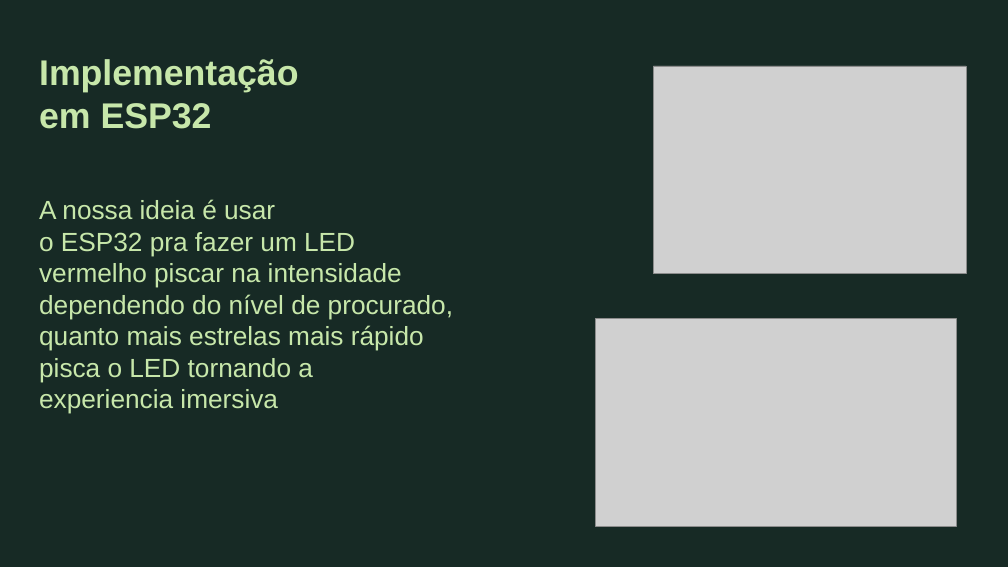
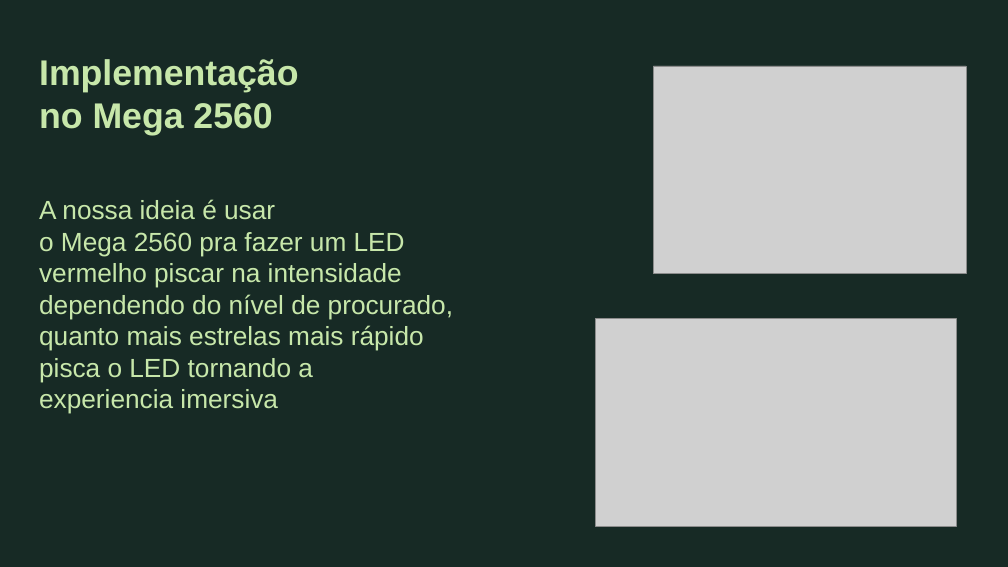
Before and after one commit to fernandomcrsilva/grove-language, a slide deck: slide 7 of docs/grove-compiladores.pptx. Drawn at 1008x567 pixels with LibreOffice and Linux fonts; fonts in the diff are those of the drawing; grey boxes stand for pictures. Boxes give left, top, right and bottom in pixels: in the first picture for what was removed or moved away, otherwise in the second. Text is boxed around its words. In the diff, an @@ line names an element or a change of style, - is before the commit and + after.

```diff
--- a/docs/grove-compiladores.pptx
+++ b/docs/grove-compiladores.pptx
@@ text at (39, 103, 272, 135): text changed @@
-em ESP32
+no Mega 2560
@@ text at (39, 232, 405, 256): text changed @@
-o ESP32 pra fazer um LED
+o Mega 2560 pra fazer um LED
```
Also in this commit, not shown: 1 other slide changed, 3 other files.
